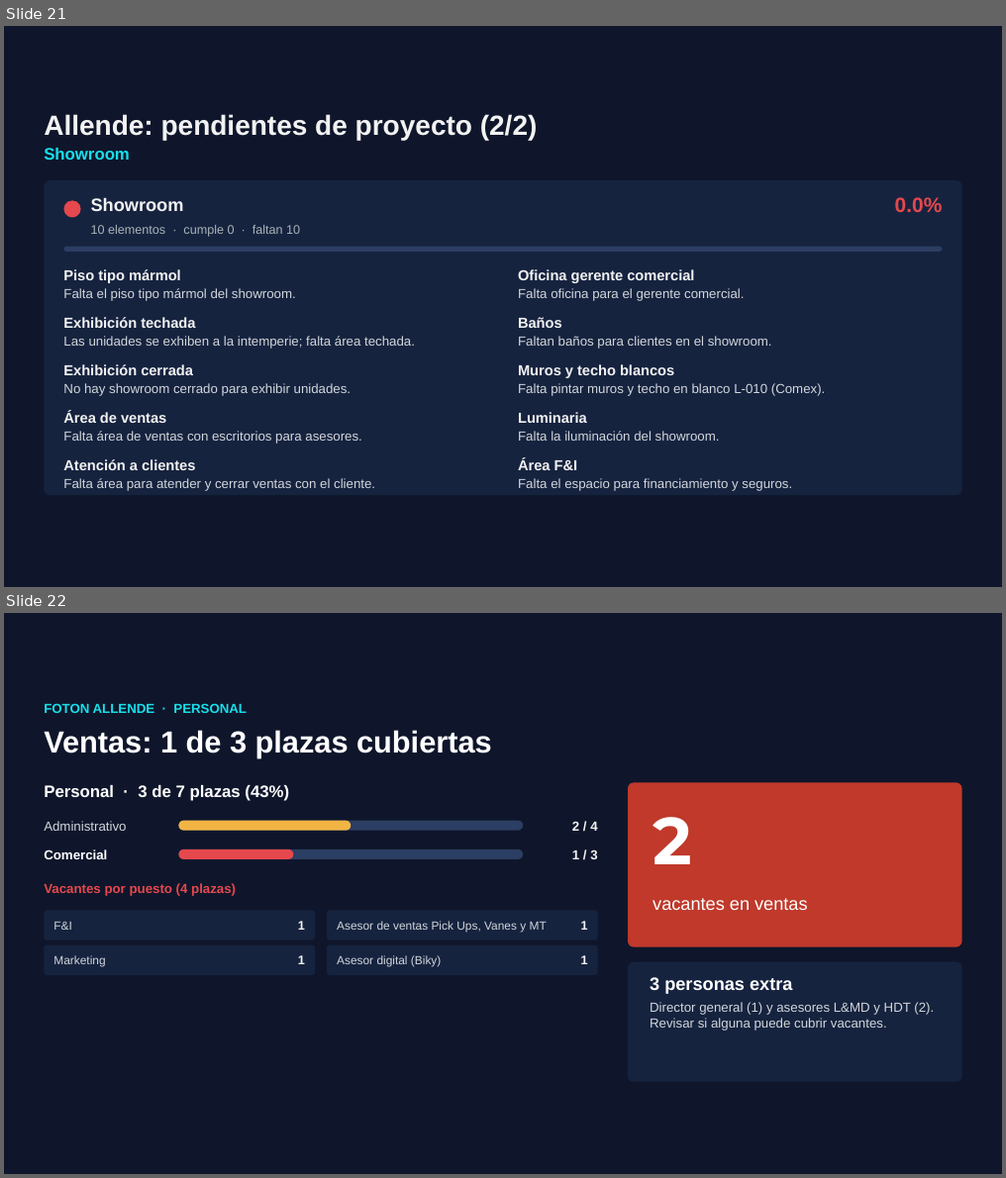
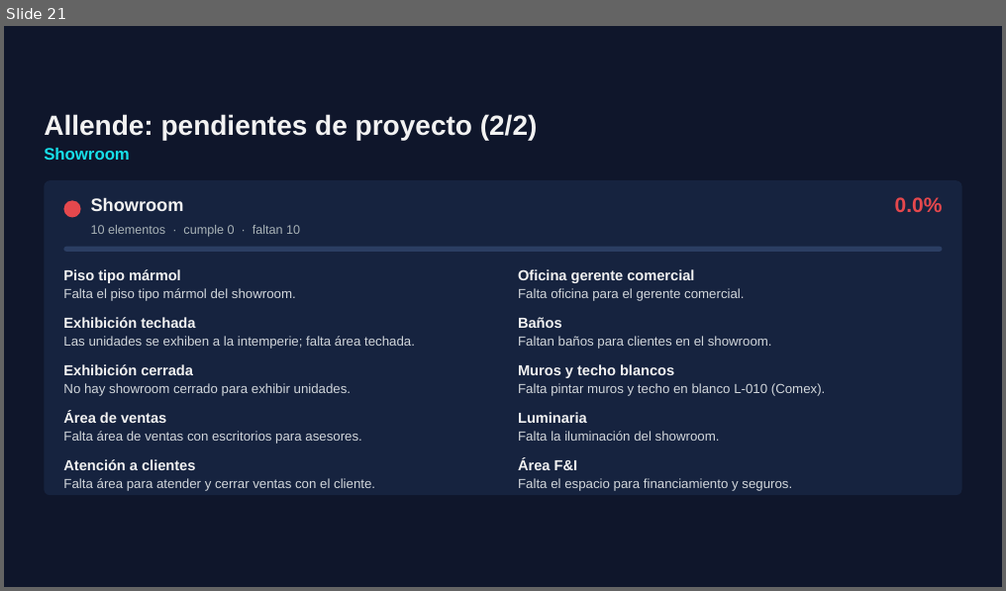
Before and after one commit to ReneDiz/Estatus-Distribuidores, a slide deck: presentacion/Grupo_Velcen_Estatus_nov2026.pptx. Shown one above the other, each under a label of ours: slides 21 and 22 before the commit, slide 21 after it. The pictures are 1006x1178 and 1006x591 pixels, drawn with LibreOffice and Linux fonts; fonts in the diff are those of the drawing; background and template pictures are left out. Boxes give left, top, right and bottom in pixels: in the first picture for what was removed or moved away, otherwise in the second. Text is boxed around its words. In the diff, an @@ line names an element or a change of style, - is before the commit and + after.

```diff
--- a/presentacion/Grupo_Velcen_Estatus_nov2026.pptx
+++ b/presentacion/Grupo_Velcen_Estatus_nov2026.pptx
@@ slide 22 removed at box(4, 613, 1002, 1174), background picture (left out); not listed: 1 template element that a slide beside it also shows @@
@@ text removed at box(44, 703, 247, 713) @@
-FOTON ALLENDE · PERSONAL
@@ text removed at box(44, 730, 492, 759) @@
-Ventas: 1 de 3 plazas cubiertas
@@ text removed at box(44, 785, 289, 801) @@
-Personal · 3 de 7 plazas (43%)
@@ rounded rectangle removed at box(628, 782, 962, 948) @@
@@ text removed at box(652, 817, 692, 864) @@
-2
@@ text removed at box(44, 821, 126, 831) @@
-Administrativo
@@ text removed at box(44, 850, 107, 860) @@
-Comercial
@@ rounded rectangle removed at box(178, 821, 523, 831) @@
@@ rounded rectangle removed at box(178, 821, 351, 831) @@
@@ rounded rectangle removed at box(178, 850, 523, 860) @@
@@ rounded rectangle removed at box(178, 850, 293, 860) @@
@@ text removed at box(572, 822, 597, 831) @@
-2 / 4
@@ text removed at box(572, 851, 597, 860) @@
-1 / 3
@@ text removed at box(44, 883, 236, 896) @@
-Vacantes por puesto (4 plazas)
@@ text removed at box(652, 898, 808, 910) @@
-vacantes en ventas
@@ rounded rectangle removed at box(44, 910, 314, 941) @@
@@ text removed at box(54, 922, 72, 930) @@
-F&I
@@ text removed at box(298, 921, 305, 930) @@
-1
@@ rounded rectangle removed at box(327, 910, 597, 941) @@
@@ text removed at box(337, 921, 547, 932) @@
-Asesor de ventas Pick Ups, Vanes y MT
@@ text removed at box(581, 921, 588, 930) @@
-1
@@ rounded rectangle removed at box(44, 946, 314, 975) @@
@@ text removed at box(54, 956, 105, 967) @@
-Marketing
@@ text removed at box(298, 956, 305, 964) @@
-1
@@ rounded rectangle removed at box(327, 946, 597, 975) @@
@@ text removed at box(337, 956, 441, 967) @@
-Asesor digital (Biky)
@@ text removed at box(581, 956, 588, 964) @@
-1
@@ rounded rectangle removed at box(628, 962, 962, 1082) @@
@@ text removed at box(649, 977, 934, 1031) @@
-3 personas extra
-Director general (1) y asesores L&MD y HDT (2). Revisar si alguna puede cubrir vacantes.
```
Also in this commit, not shown: 6 slides changed, 6 other files.
